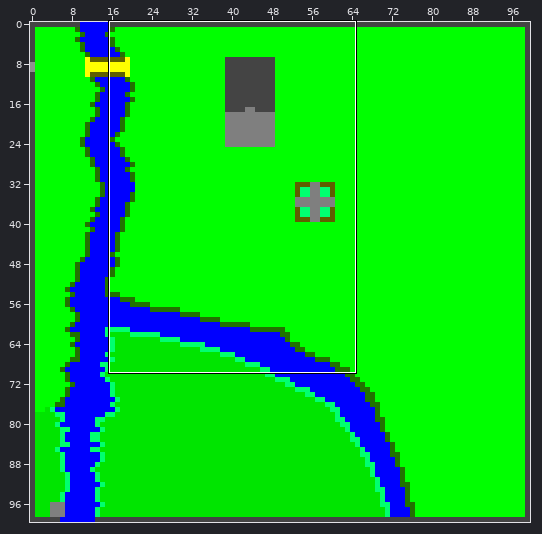
File history of a sprite sheet, res/Islands/Utopia.png. The first picture is a wide view before the edit; the outline marks the close-up.
Close-up. First the earlier version:
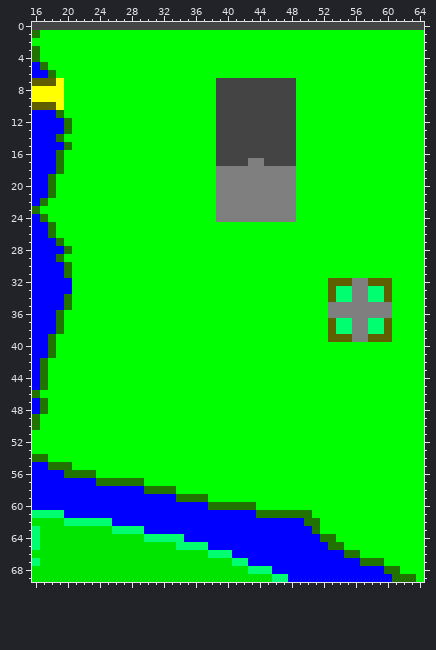
The file is 100x100 pixels. Shown: x 16..64, y 0..69.
New version:
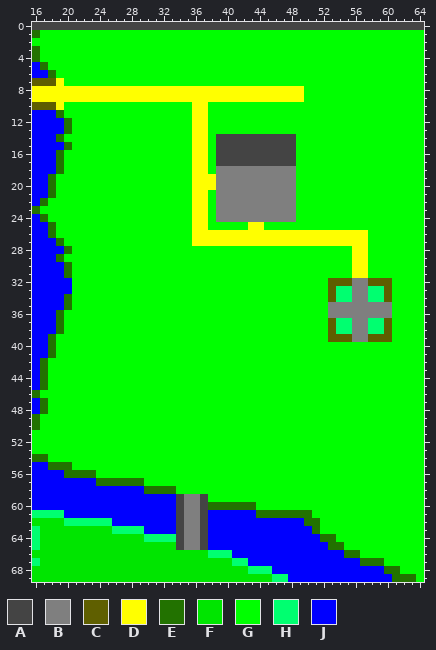
Palette (. is transparent): A #444444  B #7f7f7f  C #5f5f00  D #ffff00  E #227200  F #00e500  G #00ff00  H #00ff70  J #0000ff
Change:
y 7: x 39..48 AAAAAAAAAA -> GGGGGGGGGG
y 8..9: x 20..49 GGGGGGGGGGGGGGGGGGGAAAAAAAAAAG -> DDDDDDDDDDDDDDDDDDDDDDDDDDDDDD
y 10..13: x 36..37 GG -> DD; x 39..48 AAAAAAAAAA -> GGGGGGGGGG
y 14..16: x 36..37 GG -> DD
y 17: x 36..37 GG -> DD; x 43..44 BB -> AA
y 18: x 36..37 GG -> DD
y 19..20: x 36..38 GGG -> DDD
y 21..24: x 36..37 GG -> DD
y 25: x 36..37 GG -> DD; x 43..44 GG -> DD
y 26..27: x 36..57 GGGGGGGGGGGGGGGGGGGGGG -> DDDDDDDDDDDDDDDDDDDDDD
y 28..31: x 56..57 GG -> DD
y 59: x 34..37 EEEE -> ABBA
y 60..63: x 34..37 JJJJ -> ABBA
y 64: x 34..37 HJJJ -> ABBA
y 65: x 34..37 HHHH -> ABBA
